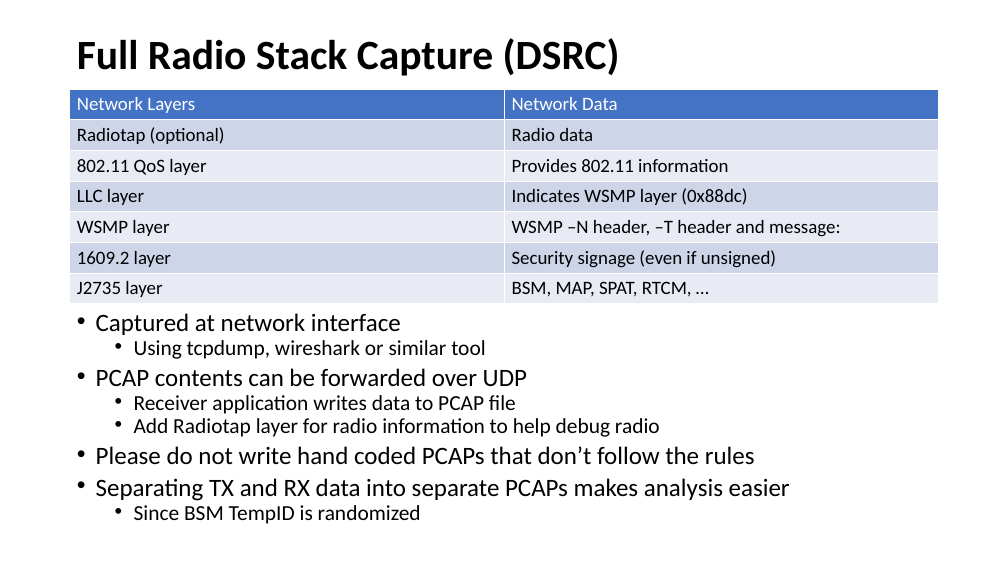
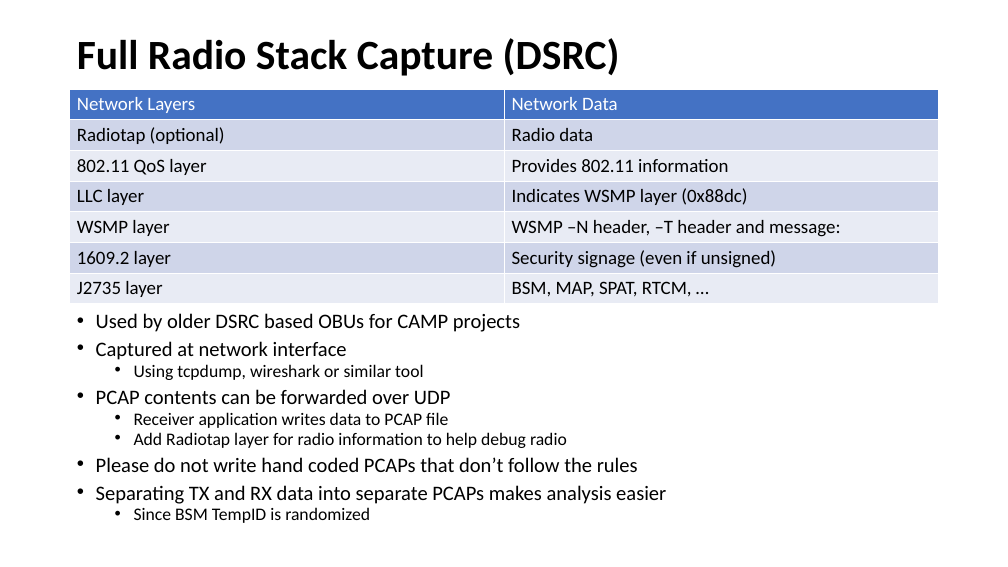
Before and after one commit to nprobert/j2735_tools, a slide deck: slide 6 of docs/NTCNA PCAP Decoder JSON Converter.pptx (slide 9 before the commit). Drawn at 1008x567 pixels with LibreOffice and Linux fonts; fonts in the diff are those of the drawing. Boxes give left, top, right and bottom in pixels: in the first picture for what was removed or moved away, otherwise in the second. Text is boxed around its words. In the diff, an @@ line names an element or a change of style, - is before the commit and + after.

```diff
--- a/docs/NTCNA PCAP Decoder JSON Converter.pptx
+++ b/docs/NTCNA PCAP Decoder JSON Converter.pptx
@@ text at [96, 313, 520, 332]: paragraph added @@
+• Used by older DSRC based OBUs for CAMP projects
@@ text at [96, 341, 666, 523]: size 23.8 to 19.6 pt in "Captured at network interface", "PCAP contents can be forwarded over UDP", "Please do not write hand coded PCAPs ...", "Separating TX and RX data into separate ..."; size 20.4 to 16.8 pt in "Using tcpdump, wireshark or similar tool", "Receiver application writes data to PCAP file", "Add Radiotap layer for radio information to ...", "Since BSM TempID is randomized" @@
```
Also in this commit, not shown: 12 other slides changed, 2 slides added.
